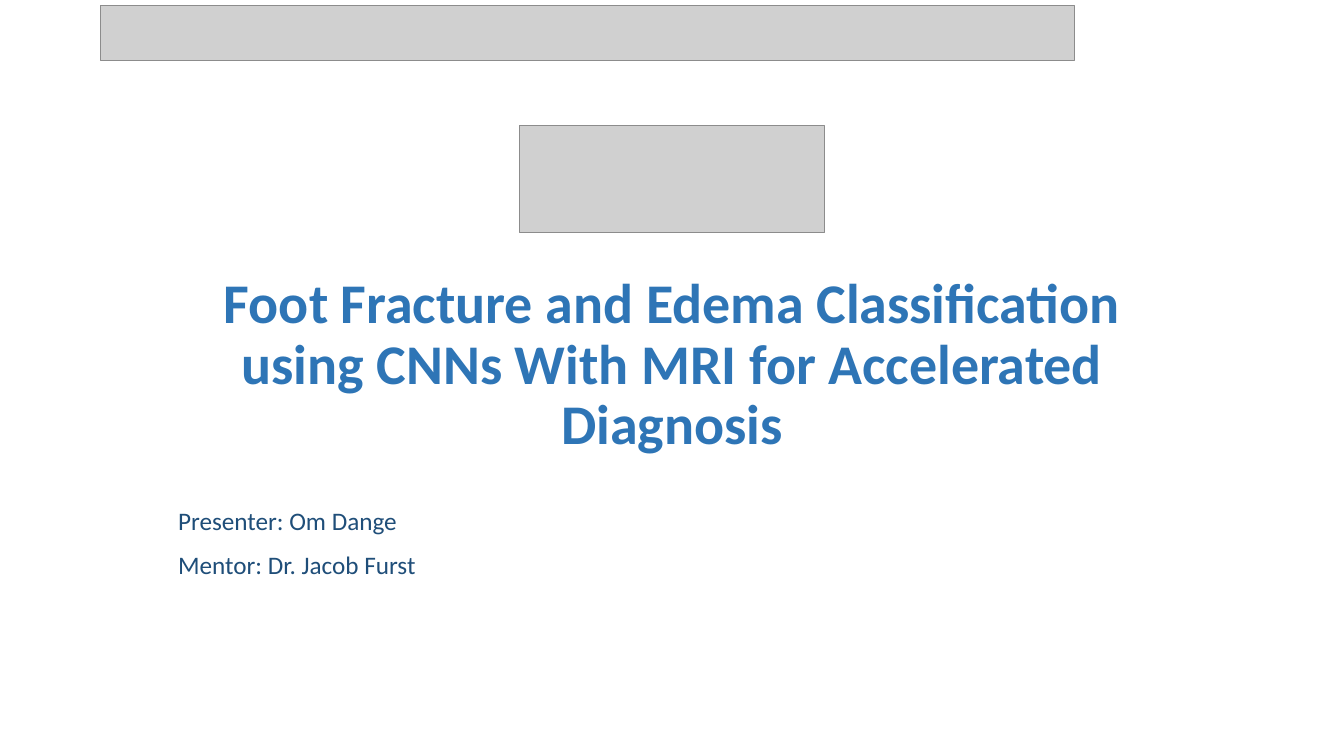
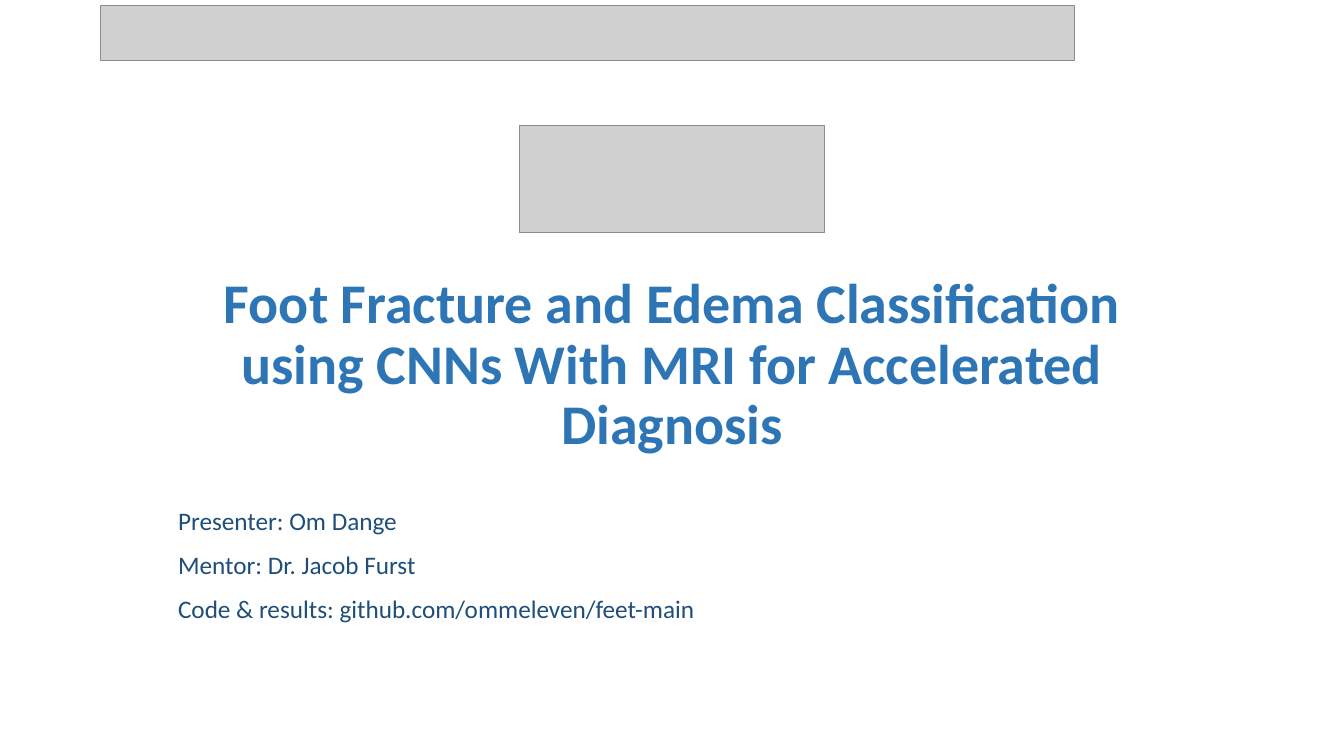
Before and after one commit to ommeleven/feet-main, a slide deck: slide 1 of docs/foot-fracture-mri-presentation.pptx. Drawn at 1344x756 pixels with LibreOffice and Linux fonts; fonts in the diff are those of the drawing; grey boxes stand for pictures. Boxes give left, top, right and bottom in pixels: in the first picture for what was removed or moved away, otherwise in the second. Text is boxed around its words. In the diff, an @@ line names an element or a change of style, - is before the commit and + after.

Commit message:
updated presentation with code and results link

```diff
--- a/docs/foot-fracture-mri-presentation.pptx
+++ b/docs/foot-fracture-mri-presentation.pptx
@@ subtitle at bbox=[178, 600, 695, 623]: paragraph added @@
+Code & results: github.com/ommeleven/feet-main
```
Also in this commit, not shown: 1 slide added.
